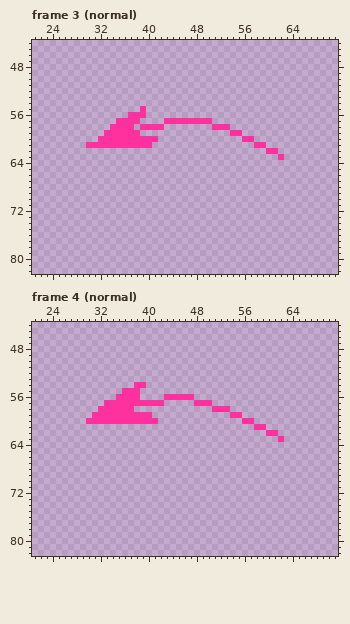
Two versions of one pixel-art file, project/assets/actors_2d/alisa/alisa_tail.aseprite. Above, as it was before the edit.
128x128 pixels, 32 frames. Shown: frame 3 (normal): x 21..71, y 44..82; frame 4 (normal): x 21..71, y 44..82. The old version is drawn lined up with the new one. The commit also changed other frames, which this record leaves out.
After:
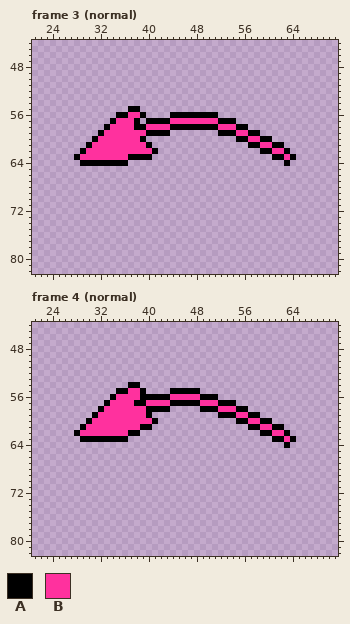
Palette (. is transparent): A #000000  B #ff319e
The edit:
whole drawing moved by -1,-16 (the old picture is shown already moved)
Frame 3 (normal):
The edit adds colour A in row 55 at x 37 to 38; in row 56 at x 35 to 36 and 44 to 51; in row 57 at x 34, 40 to 42 and 52 to 54; in row 58 at x 33, 38, 44 to 50 and 55 to 56; in row 59 at x 32, 40 to 43, 52 to 53 and 57 to 58; in row 60 at x 31, 55 and 59 to 60.
The edit adds colour A in row 61 at x 57 and 61 to 62; in row 62 at x 29, 41, 59 and 63; in row 63 at x 28, 37 to 40, 61 and 64; in row 64 at x 29 to 36 and 63.
Colour B gives way to colour A in row 56 at x 39; in row 57 at x 38 and 43; in row 58 at x 39 and 51; in row 59 at x 54; in row 60 at x 39 and 56; in row 61 at x 30, 40 and 58.
Colour B gives way to colour A in row 62 at x 60; in row 63 at x 62.
The edit adds colour B in row 57 at x 51; in row 58 at x 43 and 54; in row 59 at x 39 and 56; in row 60 at x 58; in row 61 at x 60; in row 62 at x 30 to 40 and 62.
The edit adds colour B in row 63 at x 29 to 36 and 63.
The edit erases colour B in row 55 at x 39; in row 60 at x 40 to 41.
Frame 4 (normal):
The edit adds colour A in row 54 at x 37; in row 55 at x 35, 39 and 44 to 48; in row 56 at x 34, 39 to 42 and 49 to 51; in row 57 at x 44 to 47 and 52 to 54; in row 58 at x 40 to 43, 49 to 50 and 55 to 56; in row 59 at x 52 to 53 and 57 to 58.
The edit adds colour A in row 60 at x 55 and 59 to 60; in row 61 at x 29, 39 to 40, 57 and 61 to 62; in row 62 at x 28, 37 to 38, 59 and 63; in row 63 at x 29 to 36, 61 and 64; in row 64 at x 63.
Colour B gives way to colour A in row 54 at x 38; in row 55 at x 36; in row 56 at x 43; in row 57 at x 33, 38 to 39 and 48; in row 58 at x 32 and 51; in row 59 at x 31, 40 and 54.
Colour B gives way to colour A in row 60 at x 30, 41 and 56; in row 61 at x 58; in row 62 at x 60; in row 63 at x 62.
The edit adds colour B in row 56 at x 48; in row 57 at x 43 and 51; in row 58 at x 38 to 39 and 54; in row 59 at x 56; in row 60 at x 58; in row 61 at x 30 to 38 and 60.
The edit adds colour B in row 62 at x 29 to 36 and 62; in row 63 at x 63.
The edit erases colour B in row 54 at x 39.
Where, in picture pixels (left, top, right, bottom), the same in both pictures:
changed: (74, 106, 296, 166)
changed: (74, 382, 296, 448)
